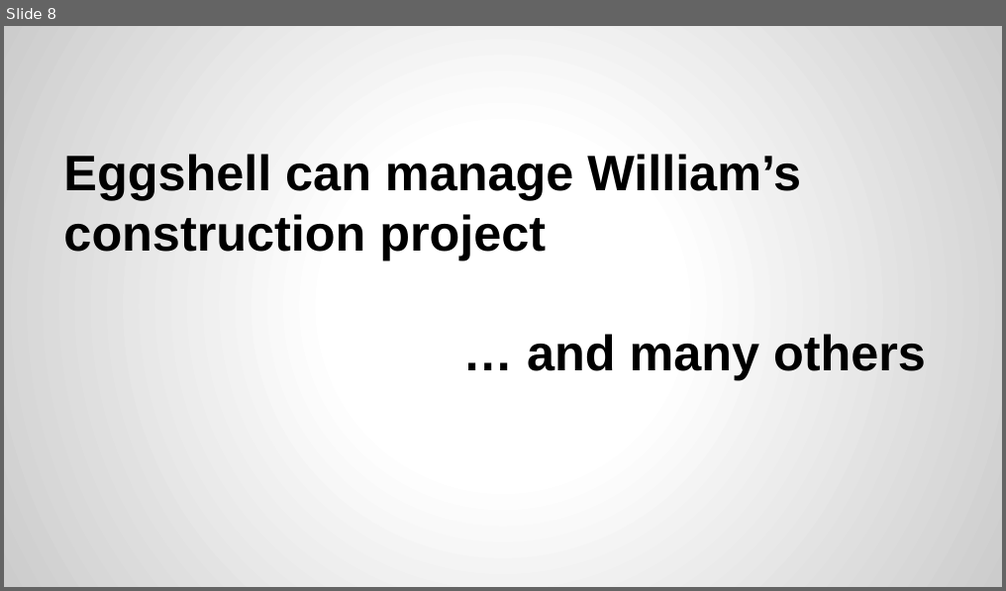
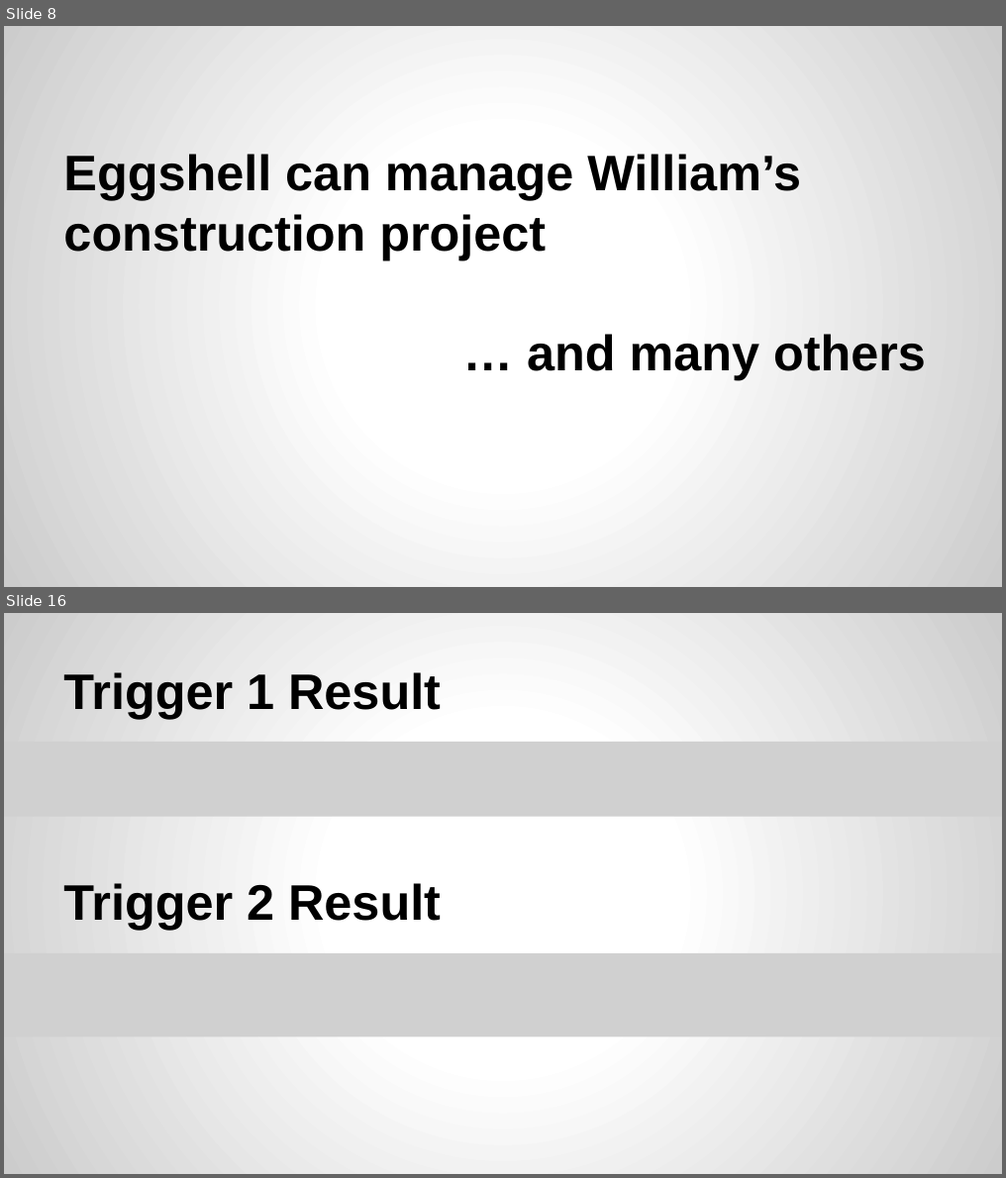
Before and after one commit to XuefengZhai/Database_Project, a slide deck: G3_eggshell/G3_Presentation.pptx. Shown one above the other, each under a label of ours: slide 8 before the commit, slides 8 and 16 after it; the slides between them are not shown. The pictures are 1006x591 and 1006x1178 pixels, drawn with LibreOffice and Linux fonts; fonts in the diff are those of the drawing; grey boxes stand for pictures. Boxes give left, top, right and bottom in pixels: in the first picture for what was removed or moved away, otherwise in the second. Text is boxed around its words. In the diff, an @@ line names an element or a change of style, - is before the commit and + after.

```diff
--- a/G3_eggshell/G3_Presentation.pptx
+++ b/G3_eggshell/G3_Presentation.pptx
@@ slide 16 added at (4, 613, 1002, 1174), background gradient #FFFFFF to #CCCCCC @@
@@ title added at (63, 672, 441, 718), 36 pt, text #000000, bold @@
+Trigger 1 Result
@@ picture added at (4, 742, 1002, 817) @@
@@ title added at (63, 883, 441, 930), 36 pt, text #000000, bold @@
+Trigger 2 Result
@@ picture added at (4, 954, 1002, 1037) @@
```
Also in this commit, not shown: 7 slides changed, 7 other slides added, 1 other file.
